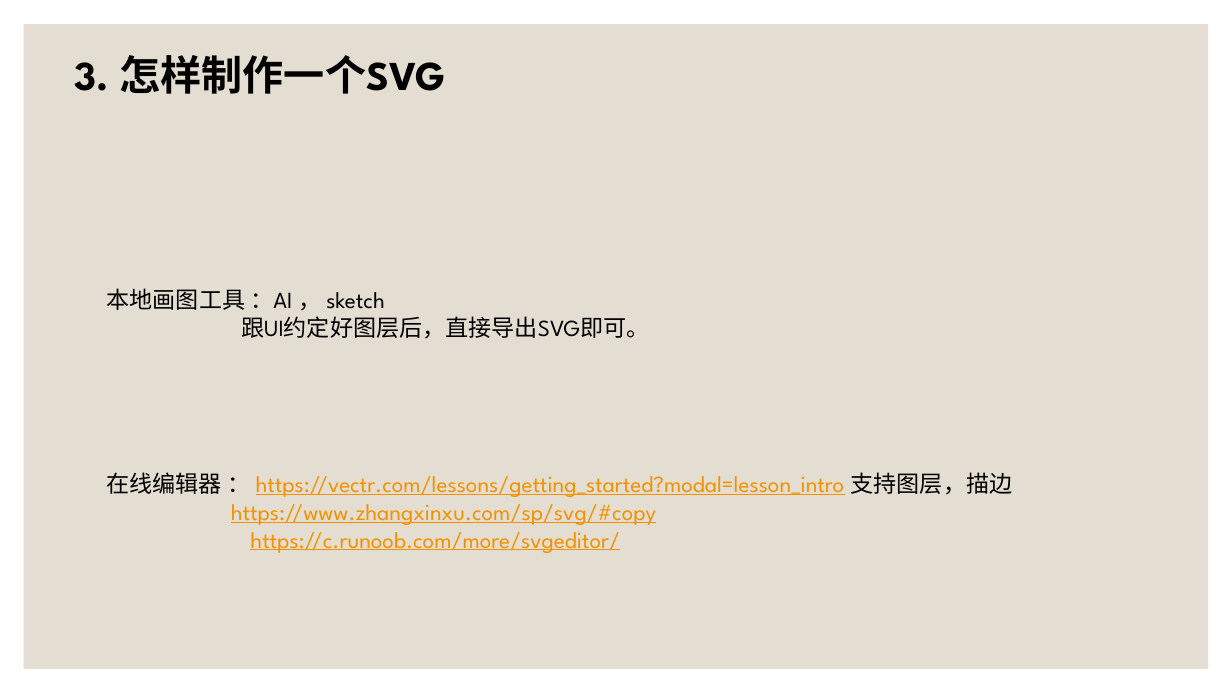
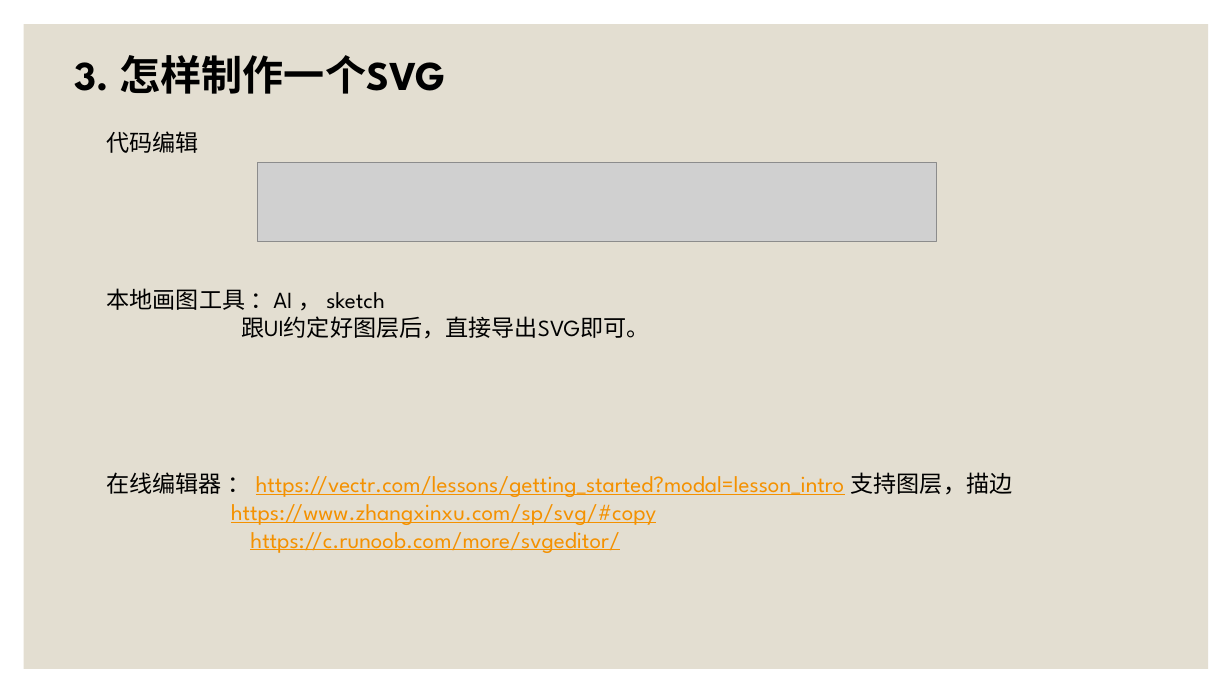
Before and after one commit to SouthLink/svg-demo, a slide deck: slide 9 of SVG动画 [自动保存] [自动保存].pptx. Drawn at 1232x693 pixels with LibreOffice and Linux fonts; fonts in the diff are those of the drawing; grey boxes stand for pictures. Boxes give left, top, right and bottom in pixels: in the first picture for what was removed or moved away, otherwise in the second. Text is boxed around its words. In the diff, an @@ line names an element or a change of style, - is before the commit and + after.

```diff
--- a/SVG动画 [自动保存] [自动保存].pptx
+++ b/SVG动画 [自动保存] [自动保存].pptx
@@ text added at bbox=[107, 131, 199, 153], 18 pt, text #000000 @@
+代码编辑
@@ picture added at bbox=[258, 163, 937, 241] @@
```
Also in this commit, not shown: 8 other slides changed, 3 slides added, 2 slides removed, 13 other files.
